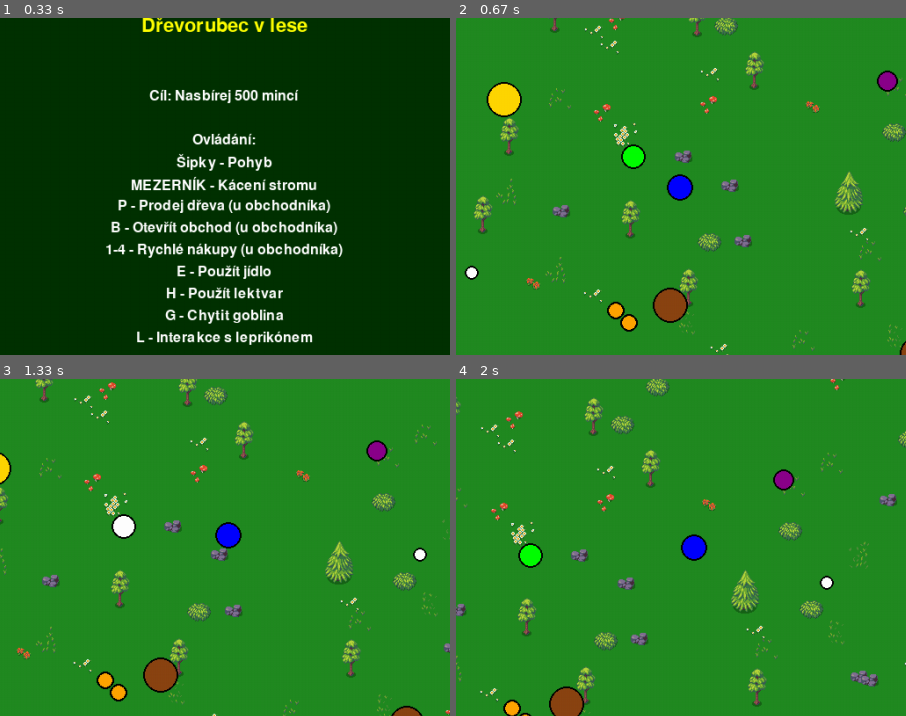
Above: before the commit, frames 1-4 (two rows, left to right).
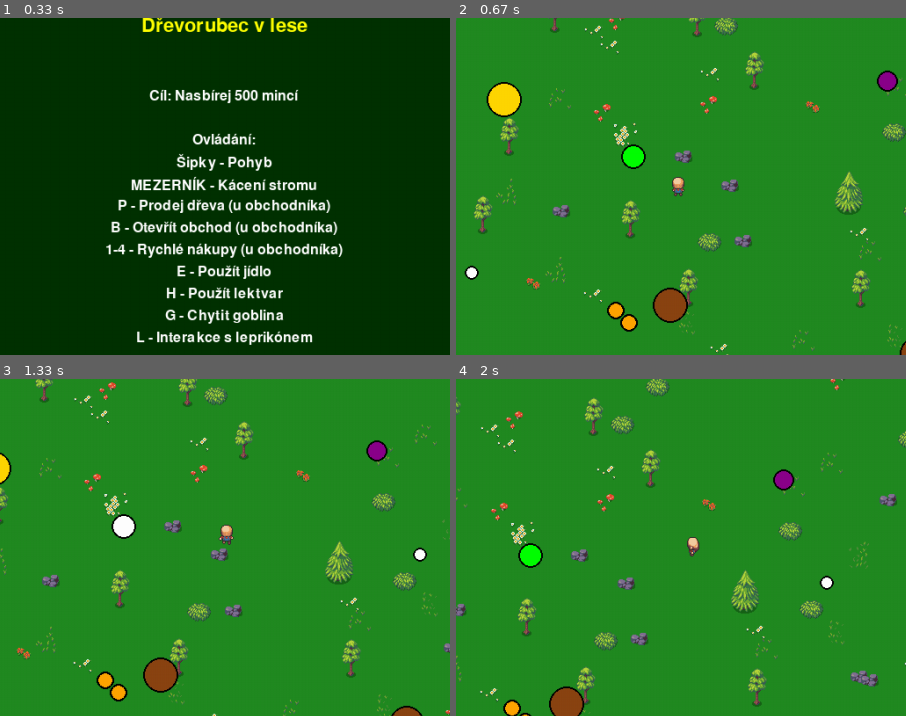
Above: after the commit, the same moments.

Repository: prank2106/pygame_workshop
Game: pygame game, started from launch_game.py
Two runs of this game, one before a commit and one after it. Both use one fixed random seed, a clock stepped at 60 frames per second and the inputs below.
Inputs:
- Up to frame 1 (0.33 s): type "1 (at the terminal prompt)" at 0 s; type "1 (at the terminal prompt)" at 0 s
- Up to frame 2 (0.67 s): tap Enter at 0.33 s
- Up to frame 3 (1.33 s): hold Right 0.67-1.13 s; hold Up from 1.17 s (still down)
- Up to frame 4 (2 s): release Up at 1.47 s; hold Right 1.5-1.97 s
The pictures show only the part of the screen within x 25-75%, y 25-75%; the shares and areas given below are measured in that part.

Frame 1 is identical in both runs. In frame 2, 0.4% of the frame differs, in the area x 46-53%, y 46-55%; in frame 3, 0.4%; in frame 4, 0.4%.

Commit message:
added lumber image

Diff:
--- a/player.py
+++ b/player.py
@@ -10,6 +10,13 @@
         self.position = Vector2(start_x, start_y)
         self.velocity = Vector2(0, 0)
         self.size = 15
+
+        self.sprite_sheet = pygame.image.load("assets/lumberjack_sheet_9x3.png").convert_alpha()
+        self.frame_width = self.sprite_sheet.get_width() // 9
+        self.frame_height = self.sprite_sheet.get_height() // 3
+        self.animation_timer = 0
+        self.animation_index = 0
+
 
         # Herní statistiky
         self.health = 100
@@ -38,6 +45,29 @@
         self.energy_regen_timer = 0
         self.protection_timer = 0
         self.catch_cooldown = 0  # OPRAVA: Cooldown pro chytání goblina
+
+    def get_current_frame(self):
+        if self.last_direction.y > 0:
+            row = 0  # dolů
+        elif self.last_direction.x > 0:
+            row = 1  # doprava
+        elif self.last_direction.x < 0:
+            row = 1  # LEVÁ = použij doprava a zrcadli
+        elif self.last_direction.y < 0:
+            row = 2  # nahoru
+        else:
+            row = 0
+
+        col = self.animation_index % 9
+        frame_rect = pygame.Rect(col * self.frame_width, row * self.frame_height, self.frame_width, self.frame_height)
+        frame = self.sprite_sheet.subsurface(frame_rect)
+
+        # Zrcadlení doleva
+        if self.last_direction.x < 0:
+            frame = pygame.transform.flip(frame, True, False)
+
+        return frame
+
 
     def handle_input(self, keys):
         """Zpracování vstupu od hráče"""
@@ -94,6 +124,16 @@
             self.protection_timer -= dt
             if self.protection_timer <= 0:
                 self.has_protection = False
+
+        # Animace chůze
+        if self.velocity.magnitude() > 0:
+            self.animation_timer += dt
+            if self.animation_timer > 0.1:  # každých 0.1s další frame
+                self.animation_index = (self.animation_index + 1) % 9
+                self.animation_timer = 0
+        else:
+            self.animation_index = 0  # reset na první snímek při stání
+
 
     def try_chop_tree(self, trees):
         """Pokus o pokácení stromu"""
@@ -261,8 +301,11 @@
 
     def render(self, screen, camera_x, camera_y):
         """Vykreslení hráče"""
-        screen_x = int(self.position.x - camera_x)
-        screen_y = int(self.position.y - camera_y)
+        screen_x = int(self.position.x - camera_x - self.frame_width // 2)
+        screen_y = int(self.position.y - camera_y - self.frame_height // 2)
+
+        frame = self.get_current_frame()
+        screen.blit(frame, (screen_x, screen_y))
 
         # Barva hráče (červená při poškození)
         color = (255, 100, 100) if self.damage_flash > 0 else (0, 0, 255)
@@ -273,11 +316,6 @@
             if blink:
                 color = (255, 255, 0)  # Žlutá barva při ochraně
 
-        # Vykreslení hráče
-        pygame.draw.circle(screen, color, (screen_x, screen_y), self.size)
-        pygame.draw.circle(screen, (0, 0, 0), (screen_x, screen_y), self.size, 2)
-
-        # Animace sekání
         if self.chopping_animation > 0:
             # Vykreslení sekery
             axe_x = screen_x + int(self.last_direction.x * 25)
Binary file added: assets/lumberjack_sheet_9x3.png
